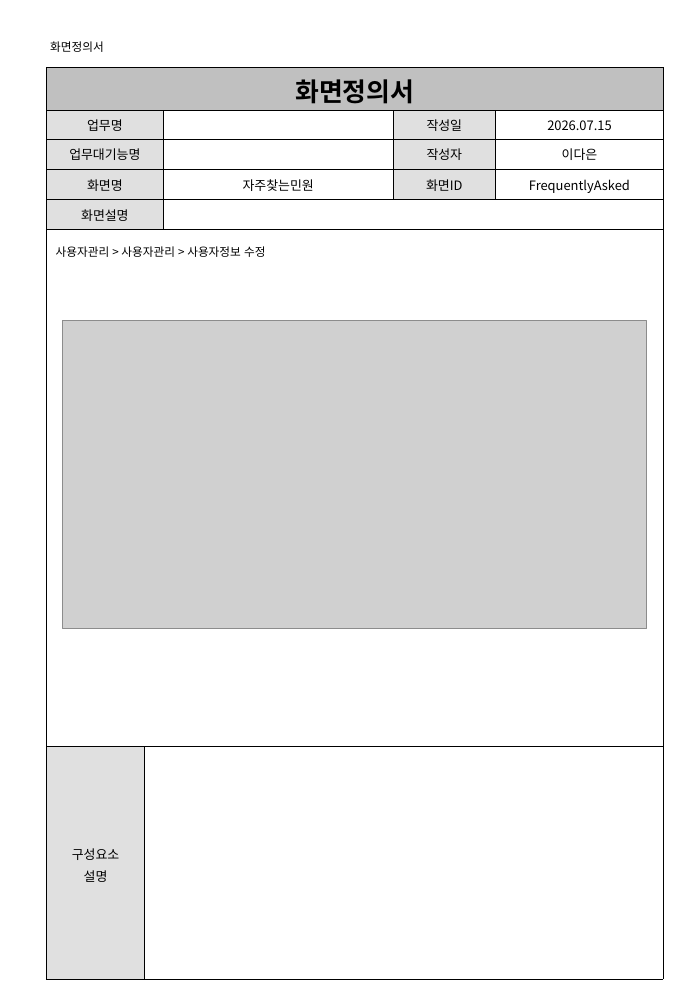
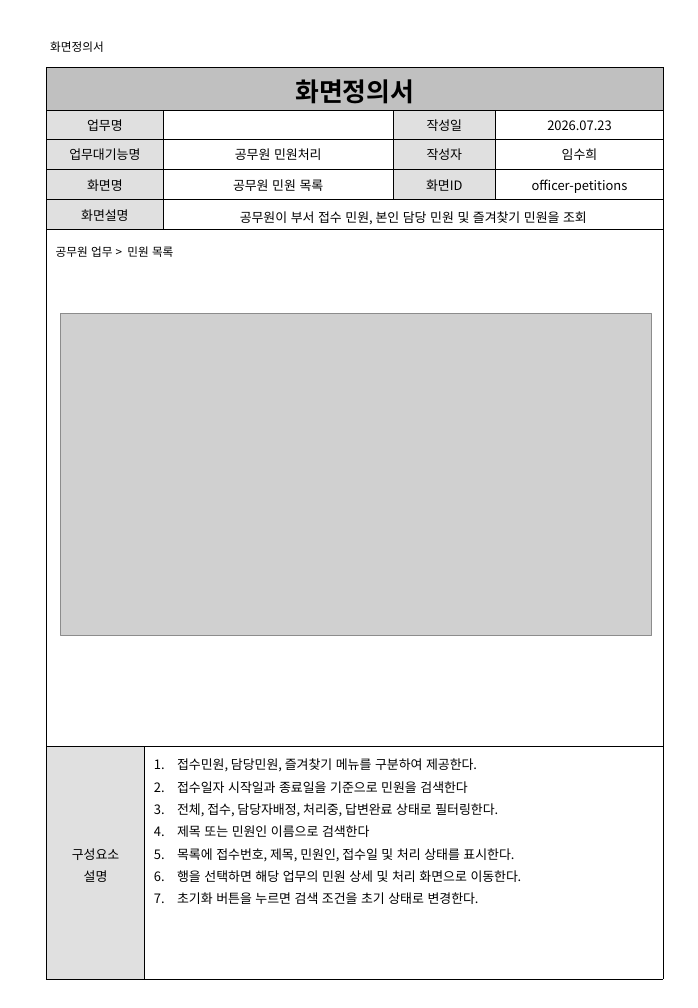
Before and after one commit to shintra0070-commits/PROJECT, a slide deck: slide 14 of 민원 업무 자동화 플랫폼/PROJECT/산출물/03_화면정의서.ppt (slide 9 before the commit). Drawn at 698x1008 pixels with LibreOffice and Linux fonts; fonts in the diff are those of the drawing; grey boxes stand for pictures. Boxes give left, top, right and bottom in pixels: in the first picture for what was removed or moved away, otherwise in the second. Text is boxed around its words. In the diff, an @@ line names an element or a change of style, - is before the commit and + after.

Commit message:
민원 업무 자동화 플랫폼

```diff
--- a/민원 업무 자동화 플랫폼/PROJECT/산출물/03_화면정의서.ppt
+++ b/민원 업무 자동화 플랫폼/PROJECT/산출물/03_화면정의서.ppt
@@ table at bbox=[47, 67, 664, 979] @@
-row 2, column 5: 2026.07.15
+row 2, column 5: 2026.07.23
-row 3, column 3: 
+row 3, column 3: 공무원 민원처리
-row 3, column 5: 이다은
+row 3, column 5: 임수희
-row 4, column 3: 자주찾는민원
+row 4, column 3: 공무원 민원 목록
-row 4, column 5: FrequentlyAsked
+row 4, column 5: officer-petitions
-row 5, column 3: 
+row 5, column 3: 공무원이 부서 접수 민원, 본인 담당 민원 및 즐겨찾기 민원을 조회
-row 7, column 2: 
+row 7, column 2: 접수민원, 담당민원, 즐겨찾기 메뉴를 구분하여 제공한다. / 접수일자 시작일과 종료일을 기준으로 민원을 검색한다 / 전체, 접수, 담당자배정, 처리중, 답변완료 상태로 필터링한다. / 제목 또는 민원인 이름으로 검색한다 / 목록에 접수번호, 제목, 민원인, 접수일 및 처리 상태를 표시한다. / 행을 선택하면 해당 업무의 민원 상세 및 처리 화면으로 이동한다. / 초기화 버튼을 누르면 검색 조건을 초기 상태로 변경한다.
@@ text at bbox=[56, 246, 173, 257]: text changed @@
-사용자관리 > 사용자관리 > 사용자정보 수정
+공무원 업무 > 민원 목록
@@ picture: place and size @@
-picture at bbox=[62, 321, 646, 629]
+picture at bbox=[60, 314, 651, 637]
```
Also in this commit, not shown: 17 other slides changed, 2 slides added, 7 slides removed.
